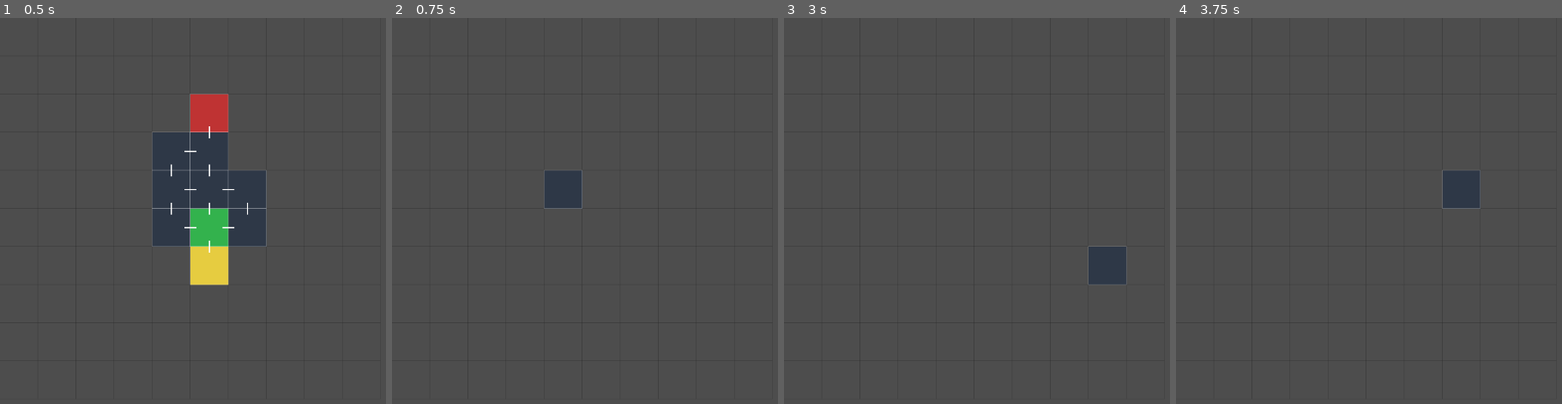
Above: before the commit, frames 1-4 (left to right).
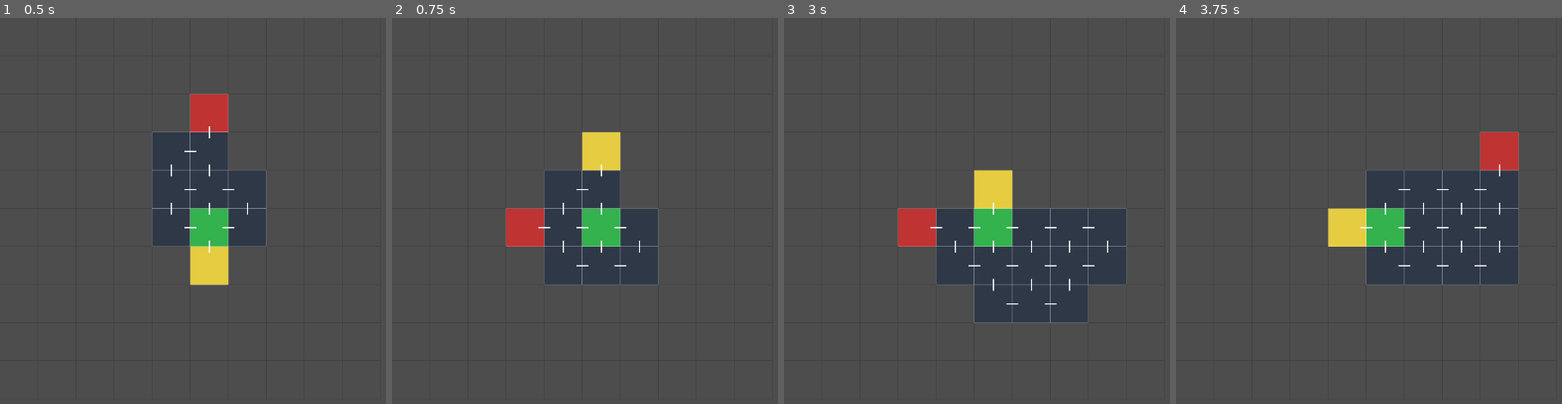
Above: after the commit, the same moments.

Repository: NerdyGekko/godotroguelikegentest
Game: Godot game, scene res://Scenes/Main.tscn
Two runs of this game, one before a commit and one after it. Both use one fixed random seed, a clock stepped at 60 frames per second and the inputs below.
Inputs:
- Up to frame 1 (0.5 s): no input
- Up to frame 2 (0.75 s): tap Enter at 0.5 s; tap R at 0.6 s
- Up to frame 3 (3 s): tap Space at 1.25, 2.75 s; tap N at 1.35, 2.85 s; tap Enter at 2 s; tap R at 2.1 s
- Up to frame 4 (3.75 s): tap Enter at 3.5 s; tap R at 3.6 s

Frame 1 is identical in both runs. In frame 2, 8.8% of the frame differs, in the area x 29-70%, y 29-70%; in frame 3, 14%, in the area x 29-89%, y 39-80%; in frame 4, 13%.

Commit message:
Fixing Bug, Causing Whole Dungeon Prune

Diff:
--- a/Scripts/dungeon_generator.gd
+++ b/Scripts/dungeon_generator.gd
@@ -105,6 +105,46 @@
 				continue
 			stack.push_back(nn)
 
+func _collect_dead_ends_excluding(exclude: Array[int]) -> Array[int]:
+	var out: Array[int] = []
+	var skip := {}
+	for e in exclude: skip[e] = true
+	for i in range(cells.size()):
+		if cells[i] != CellType.Empty and not skip.has(i) and _degree(i) == 1:
+			out.append(i)
+	return out
+
+# Try to create a new dead-end by carving a single Normal cell
+# off an existing corridor/room that has an empty neighbor.
+func _carve_dead_end() -> int:
+	var attachment_points: Array[int] = []
+	for i in range(cells.size()):
+		if cells[i] == CellType.Empty: continue
+		# prefer corridors (degree 2) but allow anything with at least 1 empty neighbor
+		var has_empty := false
+		for n in neighbours(i):
+			if cells[n] == CellType.Empty:
+				has_empty = true
+				break
+		if has_empty:
+			attachment_points.append(i)
+
+	if attachment_points.is_empty():
+		return -1
+
+	# Pick a random attachment, then a random empty neighbor to become the dead end
+	var base := attachment_points[_rng.randi_range(0, attachment_points.size()-1)]
+	var empties: Array[int] = []
+	for n in neighbours(base):
+		if cells[n] == CellType.Empty:
+			empties.append(n)
+	if empties.is_empty():
+		return -1
+
+	var new_i := empties[_rng.randi_range(0, empties.size()-1)]
+	cells[new_i] = CellType.Normal
+	return new_i
+
 # Generation Algorithm
 func generate() -> void:
 	#initialize cell array to EMPTY
@@ -145,63 +185,40 @@
 			queue.append(current) # Reinsert if no expansion happened
 
 func _place_special_rooms(center: int) -> void:
-	# Start
+	# Start: center or nearest filled
 	start_i = center if cells[center] != CellType.Empty else _nearest_filled_to(center)
 	if start_i != -1:
 		cells[start_i] = CellType.Start
 
-	# Collect true dead ends, excluding Start
-	var dead_ends: Array[int] = []
-	for i in range(cells.size()):
-		if cells[i] != CellType.Empty and i != start_i and _degree(i) == 1:
-			dead_ends.append(i)
-
-	# If we somehow have zero dead ends, force one and refresh the list.
-	if dead_ends.is_empty():
-		var any_room := _nearest_filled_to(center)
-		if any_room != -1 and any_room != start_i:
-			_ensure_dead_end(any_room, start_i)
-		# Rebuild dead ends after pruning
-		dead_ends.clear()
-		for i in range(cells.size()):
-			if cells[i] != CellType.Empty and i != start_i and _degree(i) == 1:
-				dead_ends.append(i)
-
-	# --- Boss: farthest TRUE dead end from Start ---
+	# Gather dead ends excluding start
+	var dead_ends: Array[int] = _collect_dead_ends_excluding([start_i])
+
+	# If we don't have at least 2 dead ends (boss + item), carve new cul-de-sacs
+	while dead_ends.size() < 2:
+		var carved := _carve_dead_end()  # adds a 1-tile branch off a corridor
+		if carved == -1:
+			break # couldn't carve; give up gracefully
+		dead_ends.append(carved)
+
+	# Boss: farthest from start among dead_ends
 	boss_i = _farthest_from(start_i, dead_ends)
 	if boss_i != -1:
-		_ensure_dead_end(boss_i, start_i)  # guarantee degree==1 (no-op if already)
 		cells[boss_i] = CellType.Boss
 
-	# --- Item: farthest TRUE dead end excluding Start & Boss ---
+	# Item: farthest from start among remaining dead_ends
 	var candidates: Array[int] = []
 	for i in dead_ends:
 		if i != boss_i and i != start_i:
 			candidates.append(i)
 
-	# If that still leaves no candidate, force another dead end and try again.
+	# If we still somehow lack a candidate, try to carve one more
 	if candidates.is_empty():
-		# pick a far room that's not Start/Boss, then prune it into a dead end
-		var far_pick := -1
-		var best_d := -1
-		for i in range(cells.size()):
-			if cells[i] != CellType.Empty and i != start_i and i != boss_i:
-				var d := _manhattan(start_i, i)
-				if d > best_d:
-					best_d = d
-					far_pick = i
-		if far_pick != -1:
-			_ensure_dead_end(far_pick, start_i)
-
-		# Rebuild candidates strictly from degree==1 cells
-		candidates.clear()
-		for i in range(cells.size()):
-			if cells[i] != CellType.Empty and i != start_i and i != boss_i and _degree(i) == 1:
-				candidates.append(i)
+		var carved2 := _carve_dead_end()
+		if carved2 != -1:
+			candidates.append(carved2)
 
 	item_i = _farthest_from(start_i, candidates)
 	if item_i != -1:
-		_ensure_dead_end(item_i, start_i)  # guarantee degree==1
 		cells[item_i] = CellType.Item
 
 func _filled_count() -> int:
